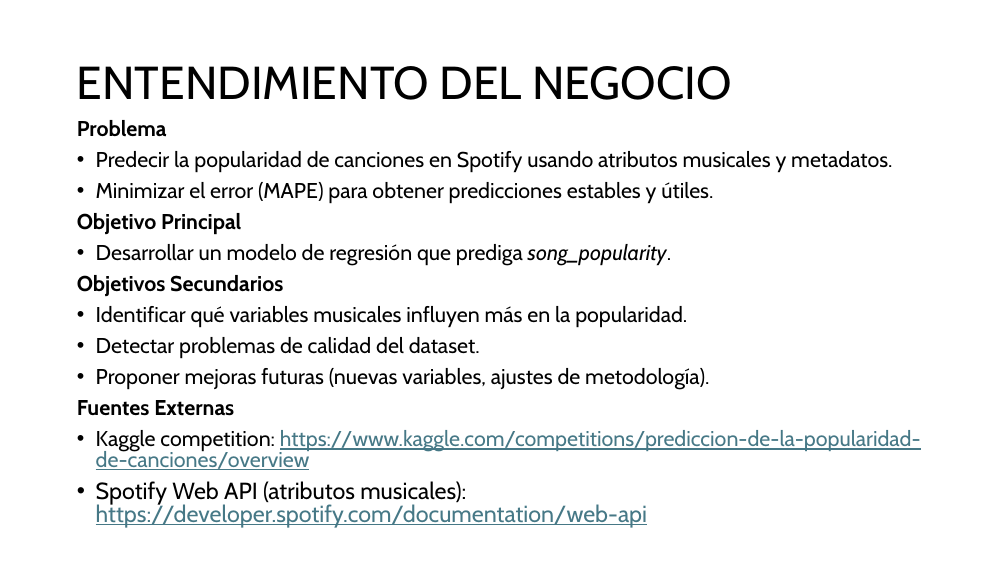
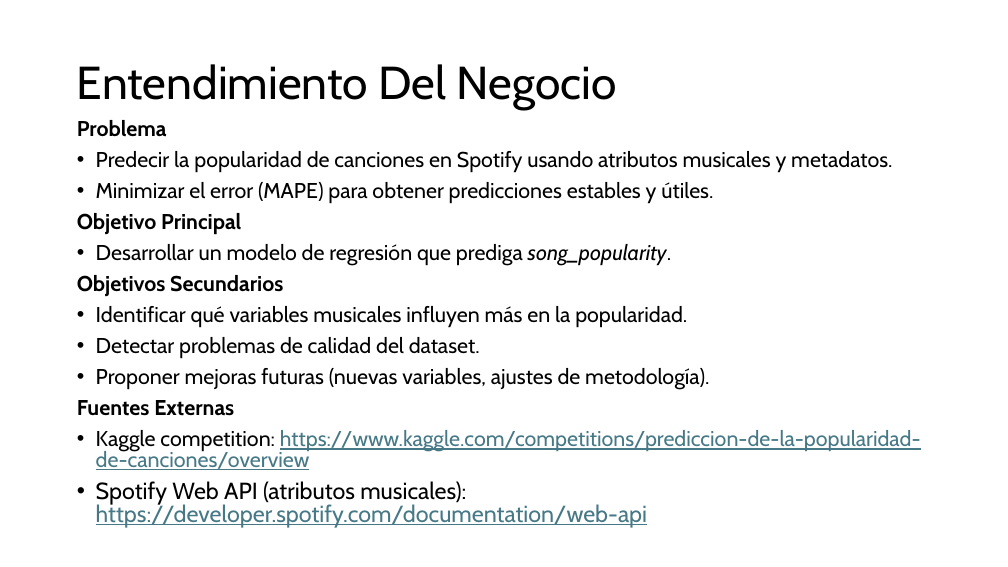
Before and after one commit to benet1one/Mineria, a slide deck: slide 2 of Report_definitivo.pptx. Drawn at 1008x567 pixels with LibreOffice and Linux fonts; fonts in the diff are those of the drawing. Boxes give left, top, right and bottom in pixels: in the first picture for what was removed or moved away, otherwise in the second. Text is boxed around its words. In the diff, an @@ line names an element or a change of style, - is before the commit and + after.

```diff
--- a/Report_definitivo.pptx
+++ b/Report_definitivo.pptx
@@ title at [77,64,617,110]: text changed @@
-ENTENDIMIENTO DEL NEGOCIO
+Entendimiento Del Negocio
```
Also in this commit, not shown: 6 other slides changed.
